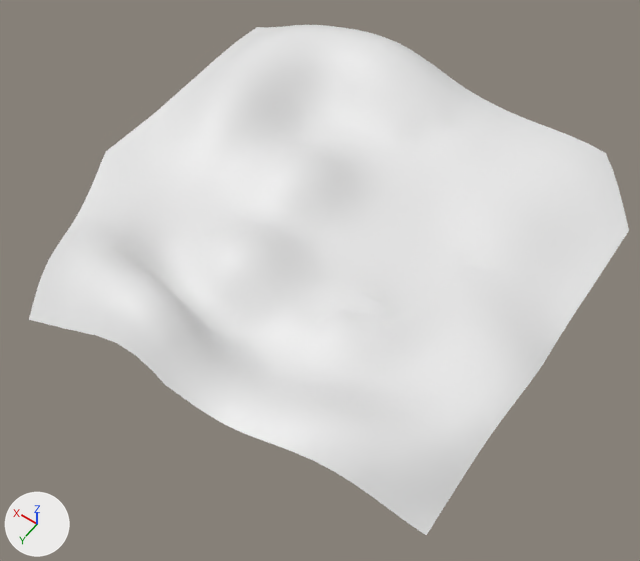
The Blender file blender/basic_surface.blend: old version first, new version second.
One viewpoint serves both versions: a 50 mm camera at (-63.5, 88.9, 125.0) aimed at (-6.3, 8.9, -0.7). Every picture has the same lights, and +X, +Y and +Z are marked at lower left.

Names of what the first picture shows: 'Ground'.
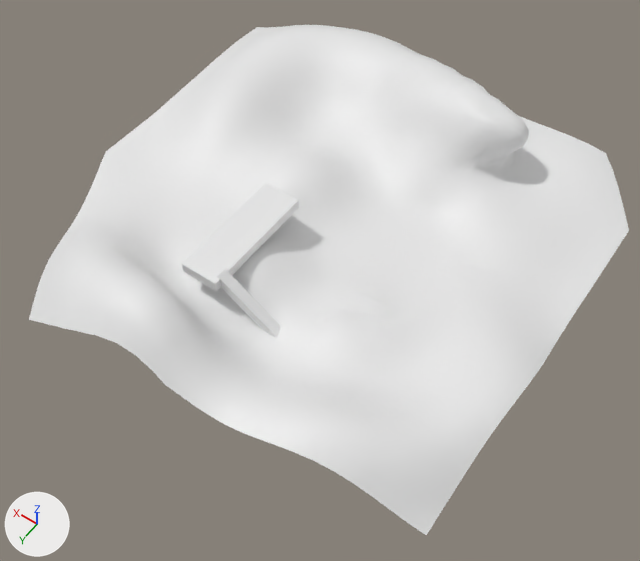
Location of each change, (x1, y1, x2, y2) in pixels of the pictures (640 x 561 px):
'Cube.001', added: after (182, 183, 299, 291)
'Cube', added: after (217, 269, 281, 338)
part 1 of me_ground, built on: (316, 41, 542, 249) in both

Patch to the scene script:
```diff
--- a/blender/basic_surface.blend.py
+++ b/blender/basic_surface.blend.py
@@ me_ground @@
 # used by ob_ground; location = (0.2, -0.2, 0.1)
-me_ground.from_pydata(...)  # 1695 vertices, 3268 faces; spans x -48.1..47.2, y -48.0..47.0, z -0.2..15.6
+me_ground.from_pydata(...)  # 2110 vertices, 4098 faces; spans x -48.1..47.2, y -48.1..47.0, z -0.2..16.3
+# me_ground part 1: 153 vertices moved from x -29.6..14.1, y -48.0..-12.1, z 0.8..9.7 to x -29.6..14.1, y -48.1..-12.1, z 1.0..13.8; 55 vertices removed from x -24.6..-1.0, y -44.1..-18.9, z 0.8..6.1; 470 vertices added at x -24.5..-2.7, y -44.0..-18.6, z 3.4..16.3
 me_ground.materials.append(mat_material_001)
@@ me_cube_001 @@
+me_cube_001.from_pydata(...)  # a box spanning x -1.0..1.0, y -1.0..1.0, z -1.0..1.0
@@ ob_cube_001 @@
+ob_cube_001 = bpy.data.objects.new('Cube.001', me_cube_001)
+ob_cube_001.location = (6.1, 14.6, 8.7)
+ob_cube_001.scale = (-3.64, 11.5, 1.0)
@@ ob_cube @@
+ob_cube = bpy.data.objects.new('Cube', me_cube_001.copy())
+ob_cube.location = (-2.7, 23.9, 5.3)
+ob_cube.rotation_euler = (0.0, -0.577, 0.0)  # degrees (0, -33, 0)
+ob_cube.scale = (7.42, 1.0, 1.0)
```
